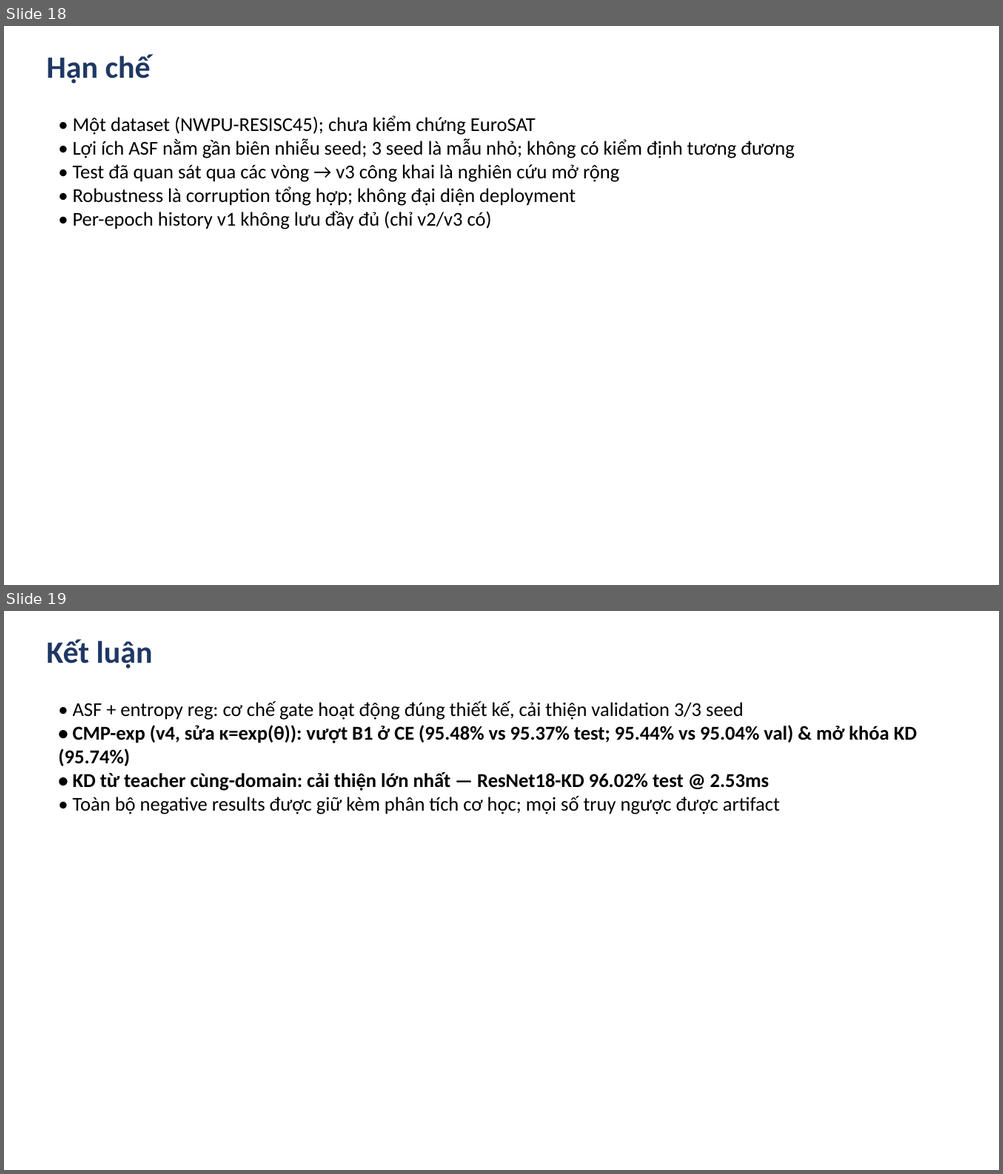
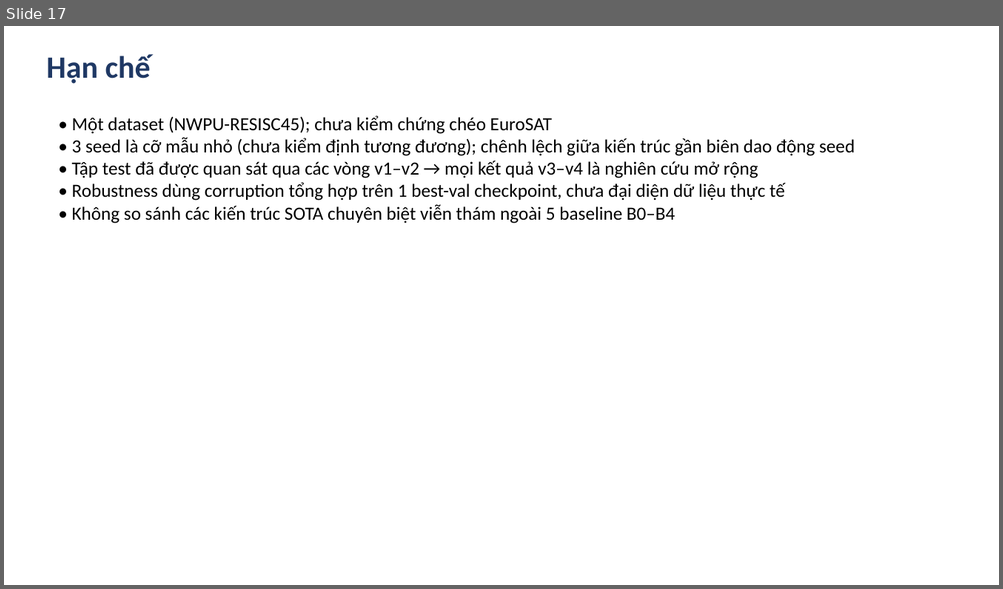
Before and after one commit to bangdang-ai-developer/kaggle-research, a slide deck: deliverables/Slides_cuoi_mon_NWPU_RESISC45.pptx. Shown one above the other, each under a label of ours: slides 18 and 19 before the commit, slide 17 after it. The pictures are 1003x1174 and 1003x589 pixels, drawn with LibreOffice and Linux fonts; fonts in the diff are those of the drawing. Boxes give left, top, right and bottom in pixels: in the first picture for what was removed or moved away, otherwise in the second. Text is boxed around its words. In the diff, an @@ line names an element or a change of style, - is before the commit and + after.

Commit message:
Audit and finalize NWPU-RESISC45 final submission (DOCX, PPTX, ZIP, validator, demo)

```diff
--- a/deliverables/Slides_cuoi_mon_NWPU_RESISC45.pptx
+++ b/deliverables/Slides_cuoi_mon_NWPU_RESISC45.pptx
@@ slide 19 removed at [4,611,999,1170], background #FFFFFF @@
@@ text removed at [46,639,153,669] @@
-Kết luận
@@ text removed at [58,701,916,815] @@
-• ASF + entropy reg: cơ chế gate hoạt động đúng thiết kế, cải thiện validation 3/3 seed
-• CMP-exp (v4, sửa κ=exp(θ)): vượt B1 ở CE (95.48% vs 95.37% test; 95.44% vs 95.04% val) & mở khóa KD (95.74%)
-• KD từ teacher cùng-domain: cải thiện lớn nhất — ResNet18-KD 96.02% test @ 2.53ms
-• Toàn bộ negative results được giữ kèm phân tích cơ học; mọi số truy ngược được artifact
@@ what was slide 18 is now slide 17 @@
@@ slide 17 changed as well @@
@@ text at [72,116,854,224]: text changed; size 19 to 18 pt @@
-• Một dataset (NWPU-RESISC45); chưa kiểm chứng EuroSAT
-• Lợi ích ASF nằm gần biên nhiễu seed; 3 seed là mẫu nhỏ; không có kiểm định tương đương
-• Test đã quan sát qua các vòng → v3 công khai là nghiên cứu mở rộng
-• Robustness là corruption tổng hợp; không đại diện deployment
-• Per-epoch history v1 không lưu đầy đủ (chỉ v2/v3 có)
+• Một dataset (NWPU-RESISC45); chưa kiểm chứng chéo EuroSAT
+• 3 seed là cỡ mẫu nhỏ (chưa kiểm định tương đương); chênh lệch giữa kiến trúc gần biên dao động seed
+• Tập test đã được quan sát qua các vòng v1–v2 → mọi kết quả v3–v4 là nghiên cứu mở rộng
+• Robustness dùng corruption tổng hợp trên 1 best-val checkpoint, chưa đại diện dữ liệu thực tế
+• Không so sánh các kiến trúc SOTA chuyên biệt viễn thám ngoài 5 baseline B0–B4
```
Also in this commit, not shown: 12 other slides changed, 6 slides added, 6 other slides removed, 24 other files.
